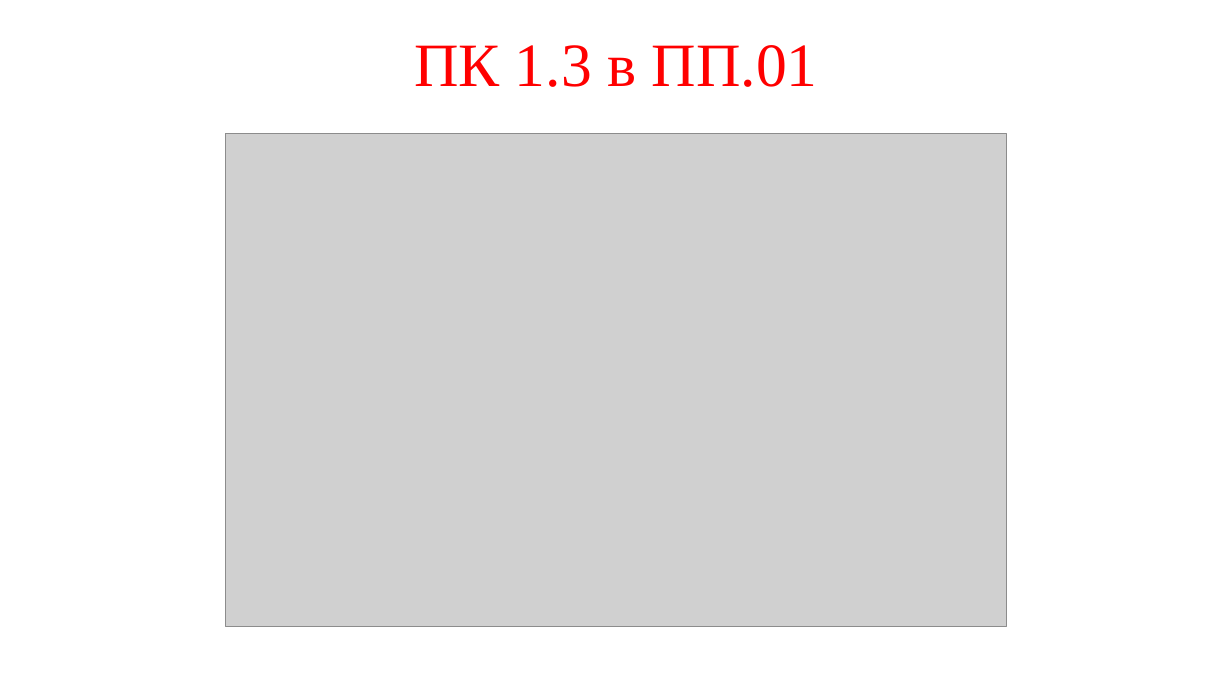
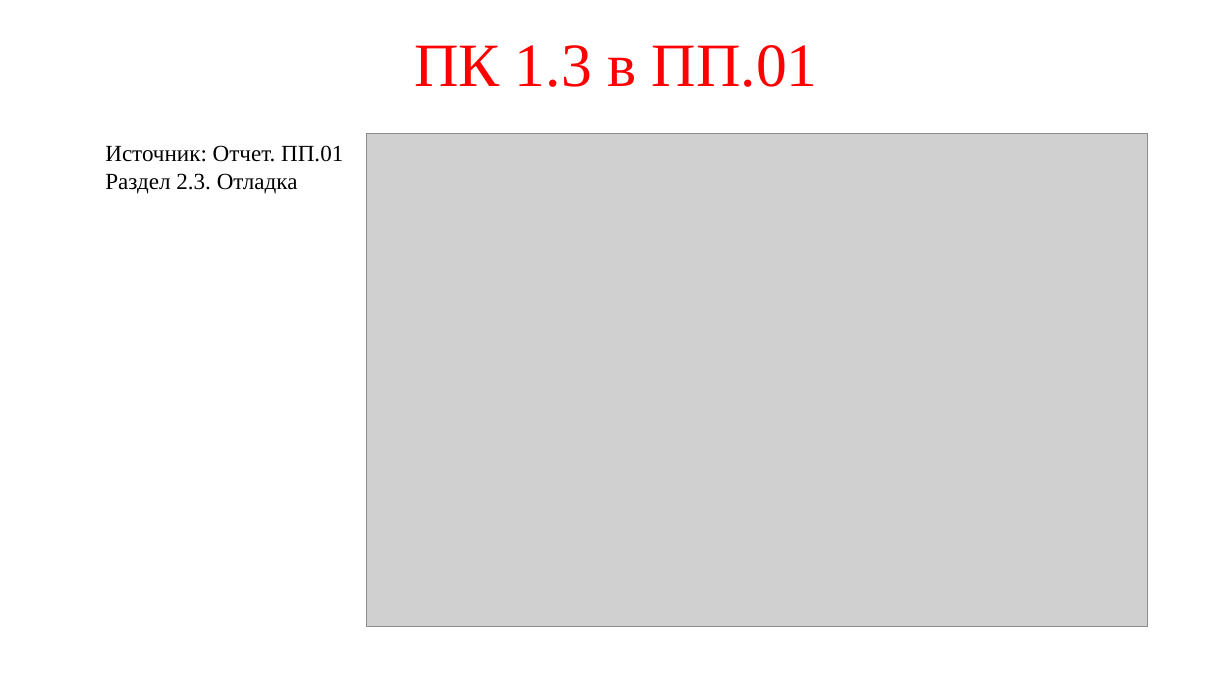
Before and after one commit to prog-kkkmt/p1-17, a slide deck: slide 8 of Модульный экзамен/ПМ.01.pptx. Drawn at 1232x693 pixels with LibreOffice and Linux fonts; fonts in the diff are those of the drawing; grey boxes stand for pictures. Boxes give left, top, right and bottom in pixels: in the first picture for what was removed or moved away, otherwise in the second. Text is boxed around its words. In the diff, an @@ line names an element or a change of style, - is before the commit and + after.

```diff
--- a/Модульный экзамен/ПМ.01.pptx
+++ b/Модульный экзамен/ПМ.01.pptx
@@ text added at bbox=[105, 145, 343, 194], 18 pt, text #000000 @@
+Источник: Отчет. ПП.01
+Раздел 2.3. Отладка
@@ picture: place and size @@
-picture at bbox=[226, 134, 1006, 627]
+picture at bbox=[367, 134, 1148, 627]
```
Also in this commit, not shown: 12 other slides changed, 1 other file.
